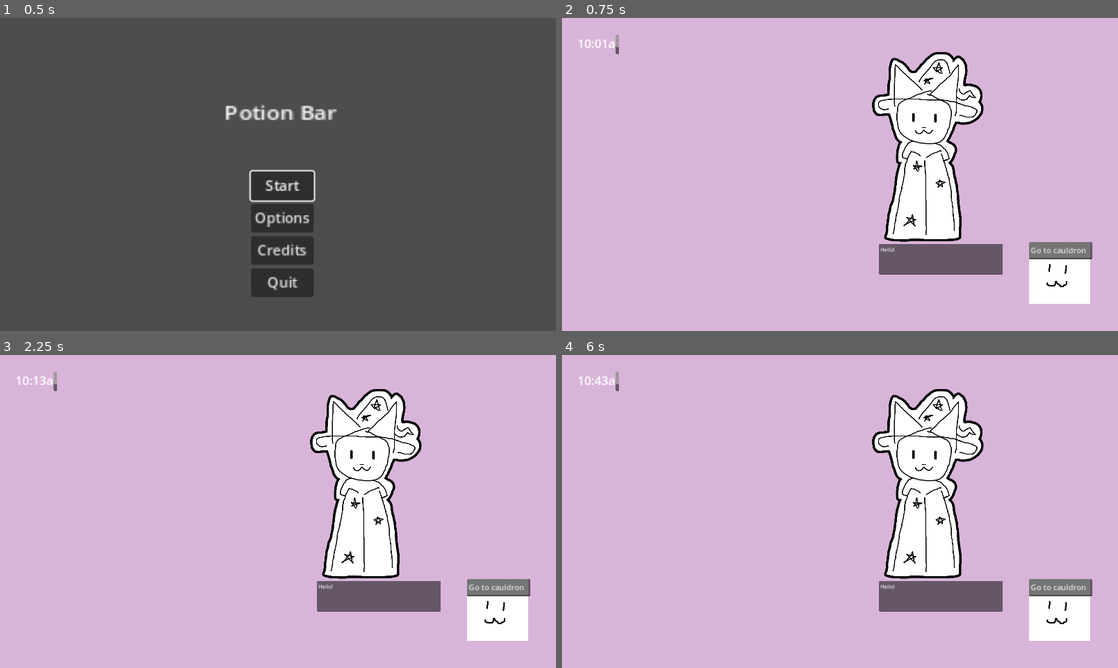
Above: before the commit, frames 1-4 (two rows, left to right).
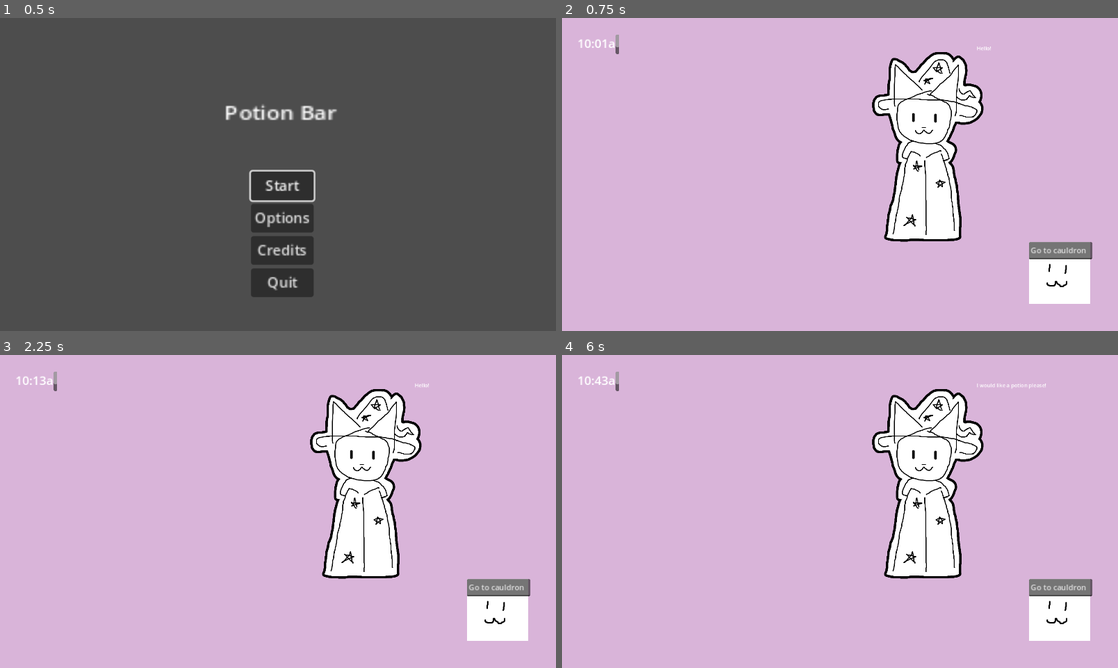
Above: after the commit, the same moments.

Repository: emeryplyler/potionbar
Game: Godot game, scene res://scenes/menu.tscn
Same seed, same stepped clock (60 frames per second), same inputs: the game is played once before the commit and once after it.
Inputs (mouse positions are in pixels of both pictures, inside the frame that each line leads up to):
- Up to frame 1 (0.5 s): no input
- Up to frame 2 (0.75 s): click "Start" at 0.5 s
- Up to frame 3 (2.25 s): click (500, 608) at 1.25 s; click (500, 608) at 2 s
- Up to frame 4 (6 s): click (1062, 608) at 2.75 s; click (1062, 608) at 3.5 s; click (1062, 608) at 4.25 s; click (1062, 608) at 5 s; tap Enter at 5.75 s; move the mouse to (962, 495) at 5.77 s; click (962, 495) at 5.92 s

Frame 1 is identical in both runs. In frame 2, 2.2% of the frame differs, in the area x 57-80%, y 9-82%; in frame 3, 2.2%; in frame 4, 2.2%, in the area x 57-87%, y 9-82%.
Error after the commit: Invalid call. Nonexistent function 'getScript' in base 'Node2D'. (res://scenes/BarScene.gd:35)

Commit message:
am working to get customer to move to queue when order is accepted

Diff:
--- a/project.godot
+++ b/project.godot
@@ -18,6 +18,7 @@
 [autoload]
 
 Clock="*res://scenes/Clock.tscn"
+Customer="*res://scenes/Customer.gd"
 
 [display]
 
--- a/scenes/BarScene.gd
+++ b/scenes/BarScene.gd
@@ -6,10 +6,12 @@
 @onready var clock = get_node("/root/Clock")
 @onready var clock_display = get_node("UI/Clock")
 var myNode = preload("res://scenes/temp_customer.tscn")
+var orders = 0
+var instance
 # Called when the node enters the scene tree for the first time.
 func _ready():
 	#instantiates obj, can be made into method
-	var instance = myNode.instantiate()
+	instance = myNode.instantiate()
 	instance.position = get_node("Customers/Ordering").position
 	add_child(instance)
 
@@ -30,6 +32,9 @@
 	if num_customers == 0:
 		pass
 
+	if instance.getScript().acceptOrder:
+		print("accepted")
+
 
 func _on_go_to_cauldron_button_up():
 	get_tree().change_scene_to_file("res://scenes/GameScene.tscn")
--- a/scenes/Customer.gd
+++ b/scenes/Customer.gd
@@ -1,6 +1,6 @@
 extends Sprite2D
 
-
+var acceptOrder = false;
 # Called when the node enters the scene tree for the first time.
 func _ready():
 	pass # Replace with function body.
@@ -14,4 +14,6 @@
 func _input(event):
 	if event is InputEventMouseButton and event.pressed and event.button_index == MOUSE_BUTTON_LEFT:
 		if get_rect().has_point(to_local(event.position)):
-			print("clicked")
+			if(!acceptOrder):
+				get_node("RichTextLabel").set_text("I would like a potion please!")
+				acceptOrder = true
--- a/scenes/temp_customer.tscn
+++ b/scenes/temp_customer.tscn
@@ -11,9 +11,9 @@
 texture = ExtResource("1_1ffmq")
 script = ExtResource("2_1gdym")
 
-[node name="TextEdit" type="TextEdit" parent="Customer"]
-offset_left = -151.0
-offset_top = 302.0
-offset_right = 232.0
-offset_bottom = 396.0
+[node name="RichTextLabel" type="RichTextLabel" parent="Customer"]
+offset_left = 150.658
+offset_top = -314.146
+offset_right = 683.658
+offset_bottom = -227.146
 text = "Hello!"
